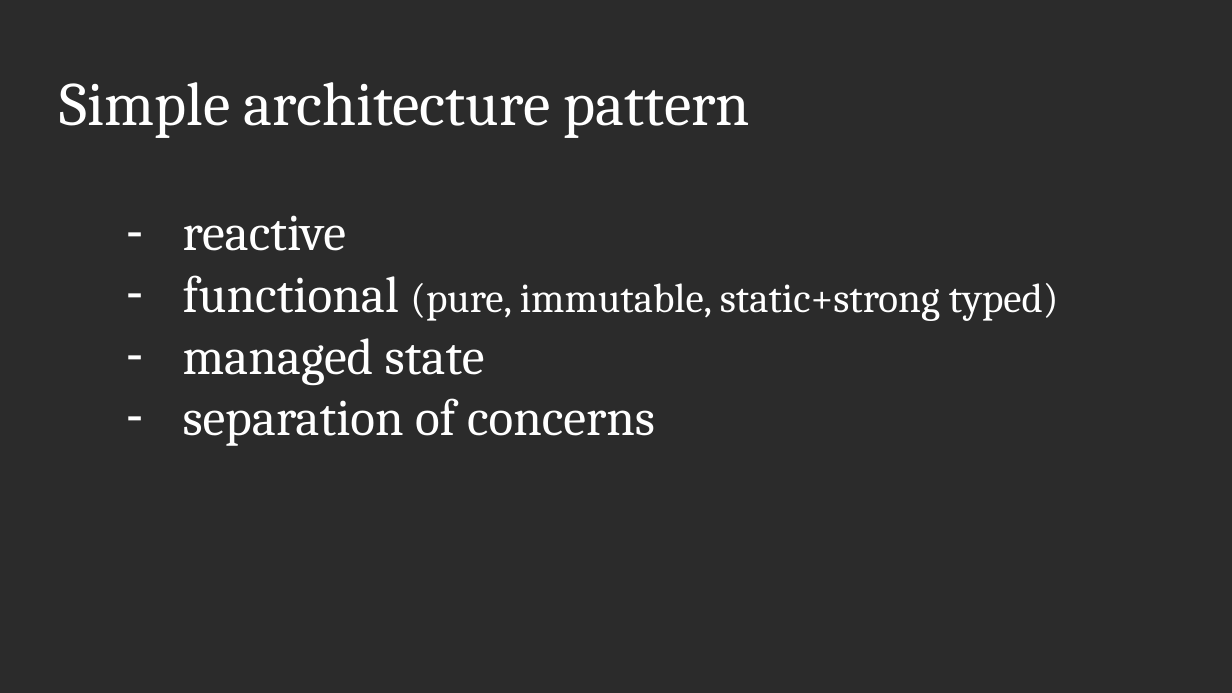
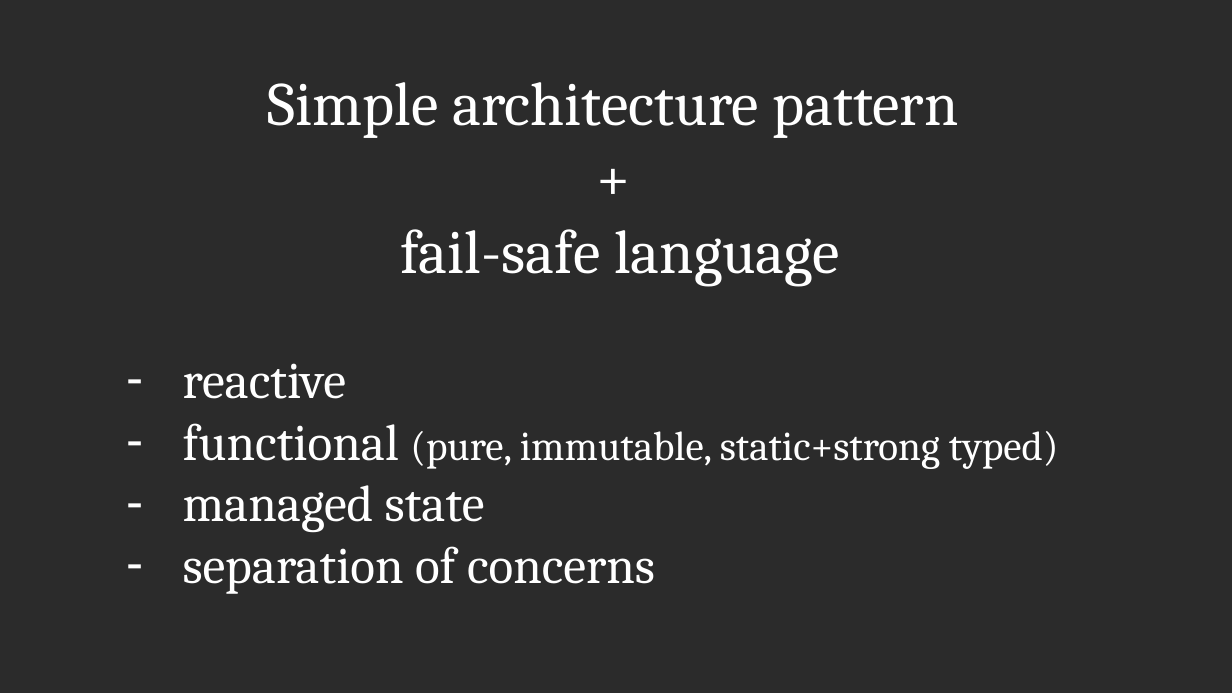
Before and after one commit to scameronde/elm-et2017, a slide deck: slide 69 of Elm.pptx (slide 68 before the commit). Drawn at 1232x693 pixels with LibreOffice and Linux fonts; fonts in the diff are those of the drawing; background and template pictures are left out; a plain dark background stands for a picture behind light text. Boxes give left, top, right and bottom in pixels: in the first picture for what was removed or moved away, otherwise in the second. Text is boxed around its words. In the diff, an @@ line names an element or a change of style, - is before the commit and + after.

Commit message:
Change slides

```diff
--- a/Elm.pptx
+++ b/Elm.pptx
@@ text at <box>268,82,958,138</box>: alignment left to centre @@
@@ text at <box>400,229,840,287</box>: paragraphs added @@
++
+fail-safe language
```
Also in this commit, not shown: 4 other slides changed, 1 slide added.
